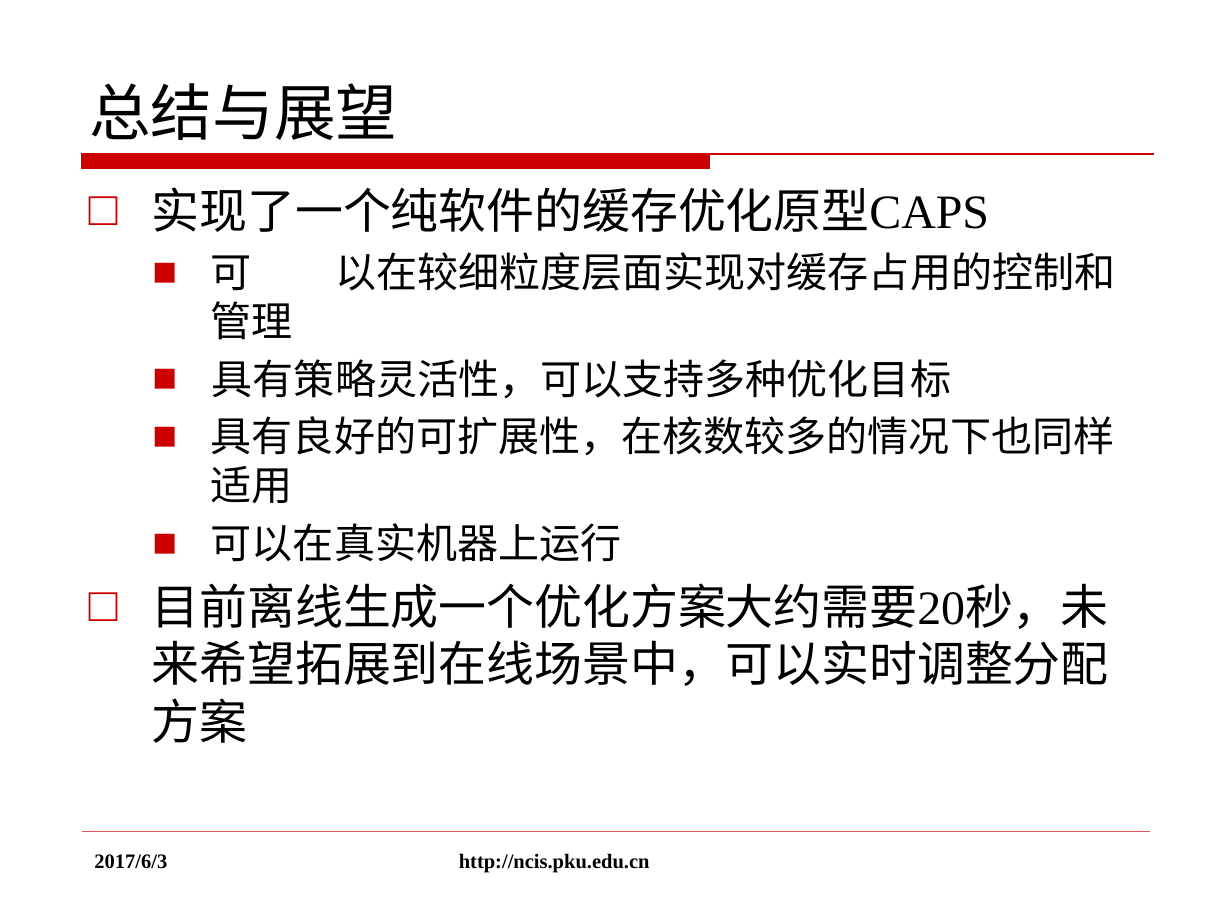
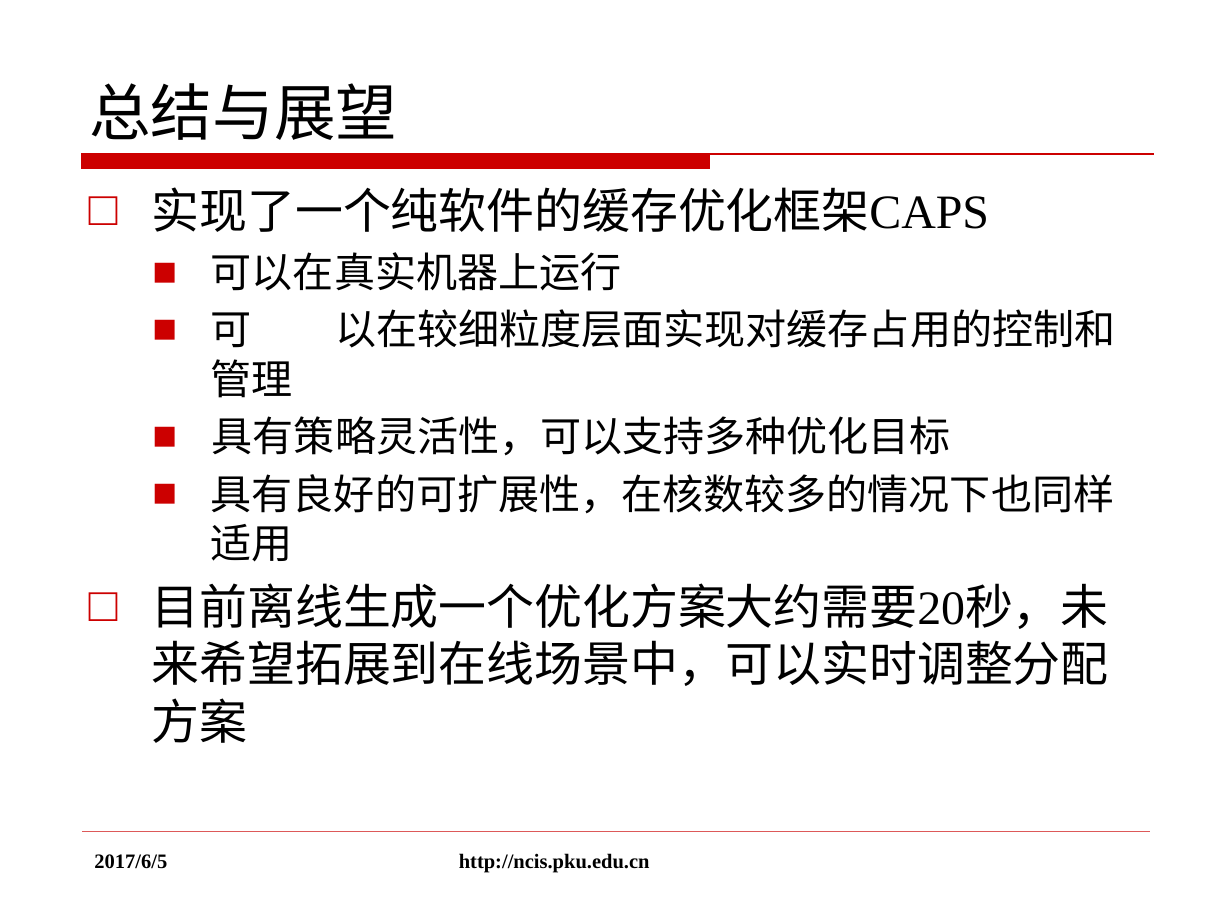
Before and after one commit to rogerhzh/thesis, a slide deck: slide 33 of 黄子翚答辩.pptx (slide 32 before the commit). Drawn at 1232x924 pixels with LibreOffice and Linux fonts; fonts in the diff are those of the drawing; background and template pictures are left out. Boxes give left, top, right and bottom in pixels: in the first picture for what was removed or moved away, otherwise in the second. Text is boxed around its words. In the diff, an @@ line names an element or a change of style, - is before the commit and + after.

```diff
--- a/黄子翚答辩.pptx
+++ b/黄子翚答辩.pptx
@@ text at (x1=152, y1=187, x2=989, y2=291): text changed @@
-□ 实现了一个纯软件的缓存优化原型CAPS
+□ 实现了一个纯软件的缓存优化框架CAPS
+  ■ 可以在真实机器上运行
@@ text at (x1=211, y1=523, x2=622, y2=562): paragraph removed @@
-  ■ 可以在真实机器上运行
@@ text at (x1=94, y1=854, x2=167, y2=869): text changed @@
-2017/6/3
+2017/6/5
```
Also in this commit, not shown: 31 other slides changed, 1 slide added, 6 other files.
